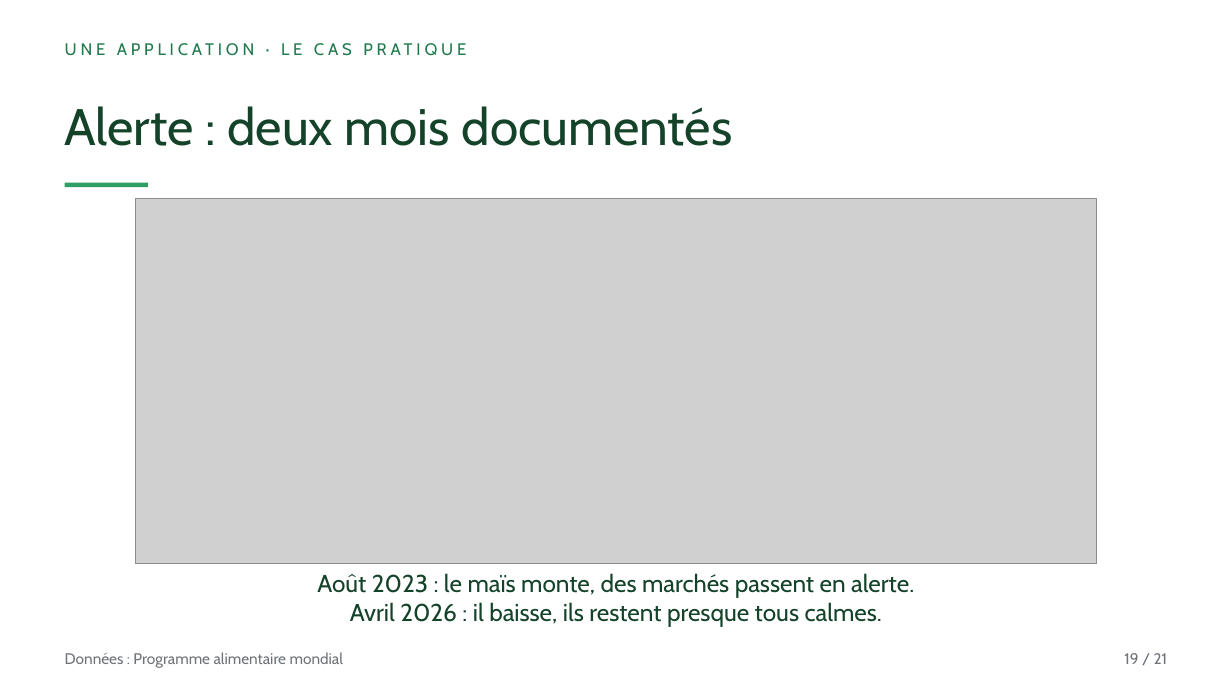
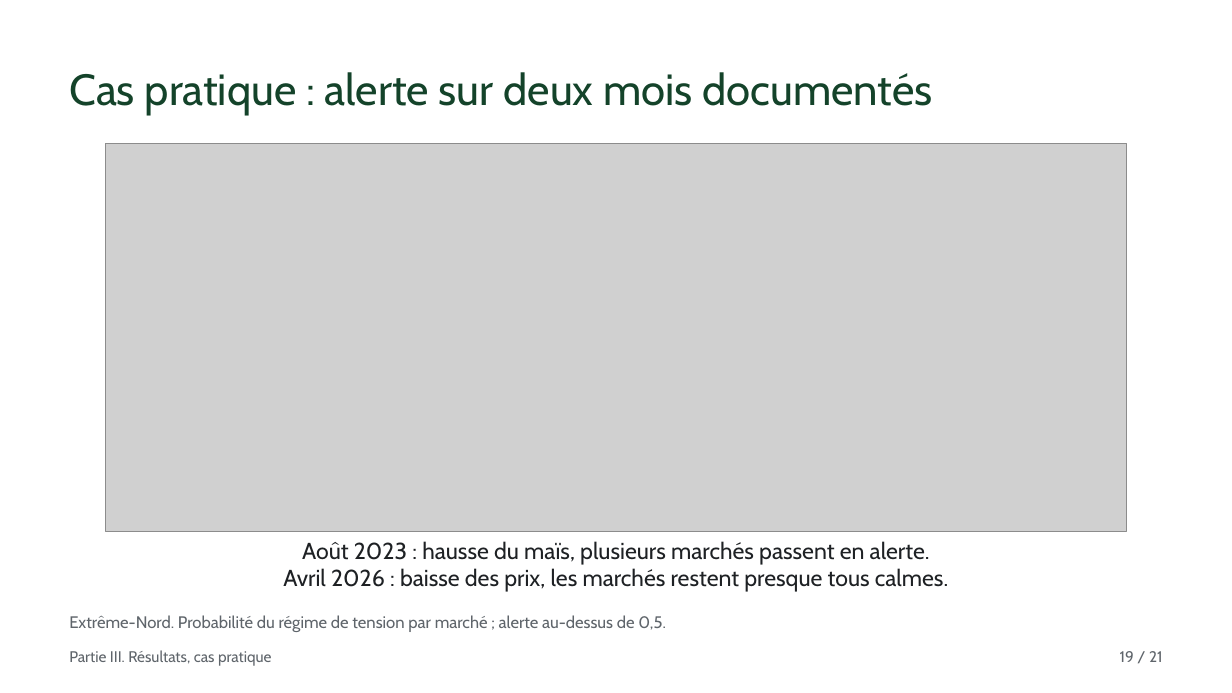
Before and after one commit to Kanaicare8/em-classique-vs-variationnel, a slide deck: slide 19 of presentation/Presoutenance_Icare.pptx. Drawn at 1232x693 pixels with LibreOffice and Linux fonts; fonts in the diff are those of the drawing; grey boxes stand for pictures. Boxes give left, top, right and bottom in pixels: in the first picture for what was removed or moved away, otherwise in the second. Text is boxed around its words. In the diff, an @@ line names an element or a change of style, - is before the commit and + after.

```diff
--- a/presentation/Presoutenance_Icare.pptx
+++ b/presentation/Presoutenance_Icare.pptx
@@ text at box(69, 72, 933, 115): text changed; size 40 to 34 pt @@
-Alerte : deux mois documentés
+Cas pratique : alerte sur deux mois documentés
@@ picture: place and size @@
-picture at box(136, 199, 1096, 564)
+picture at box(105, 143, 1127, 531)
@@ line removed from (65, 185) to (148, 185) @@
@@ text at box(283, 541, 948, 592): text changed; size 19 to 18 pt; text colour #14432A to #1E2124 @@
-Août 2023 : le maïs monte, des marchés passent en alerte.
-Avril 2026 : il baisse, ils restent presque tous calmes.
+Août 2023 : hausse du maïs, plusieurs marchés passent en alerte.
+Avril 2026 : baisse des prix, les marchés restent presque tous calmes.
@@ text removed at box(444, 573, 462, 593) @@
-UNE APPLICATION · LE CAS PRATIQUE
@@ text added at box(69, 615, 666, 632), 13 pt, text #5F656B @@
+Extrême-Nord. Probabilité du régime de tension par marché ; alerte au-dessus de 0,5.
@@ text removed at box(65, 652, 343, 668) @@
-Données : Programme alimentaire mondial
@@ text added at box(69, 650, 272, 666), 12 pt, text #5F656B @@
+Partie III. Résultats, cas pratique
@@ text "19 / 21" at box(1120, 651, 1163, 662): text colour #6F747A to #5F656B @@
```
Also in this commit, not shown: 13 other slides changed, 7 slides added, 7 slides removed, 26 other files.
